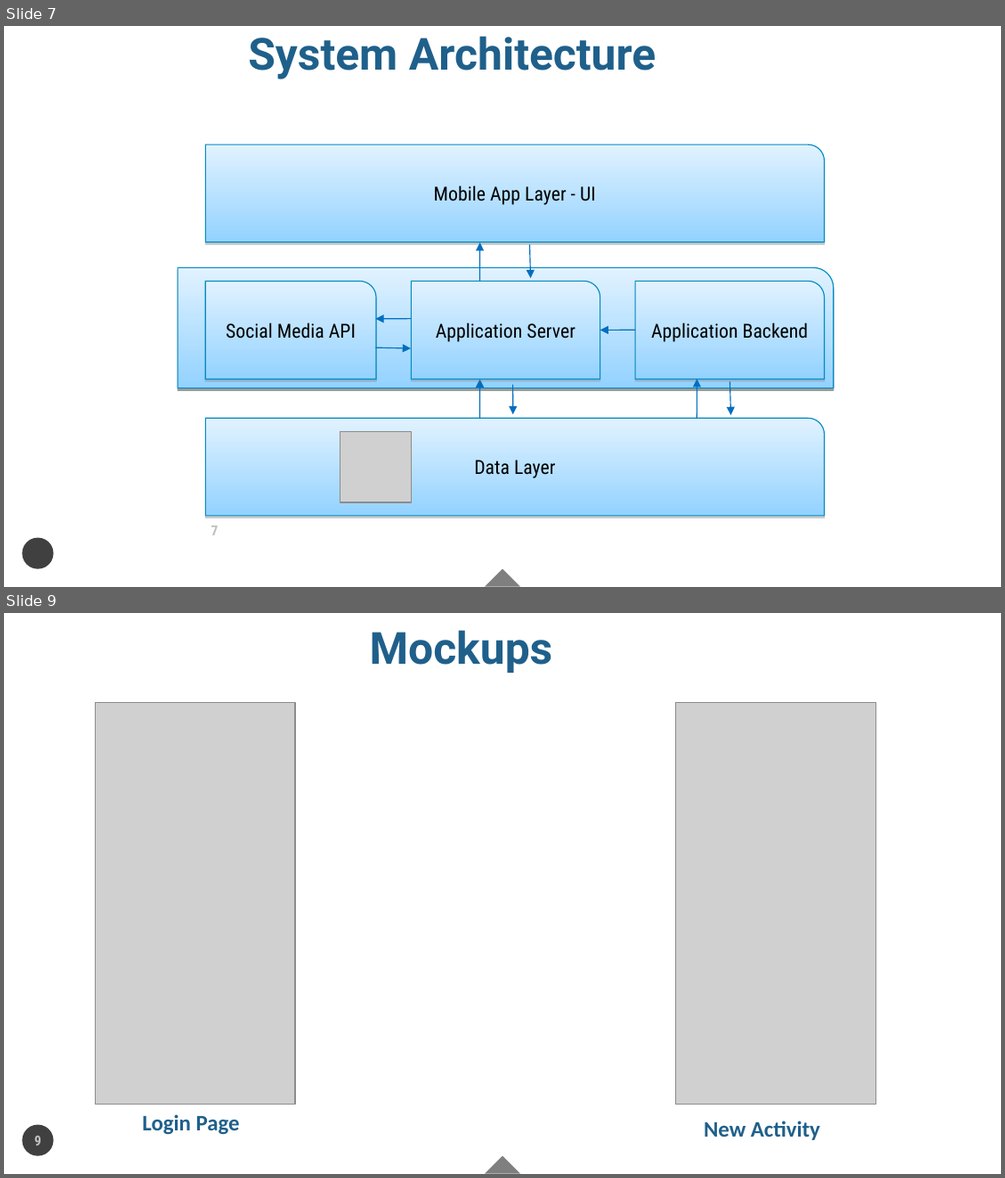
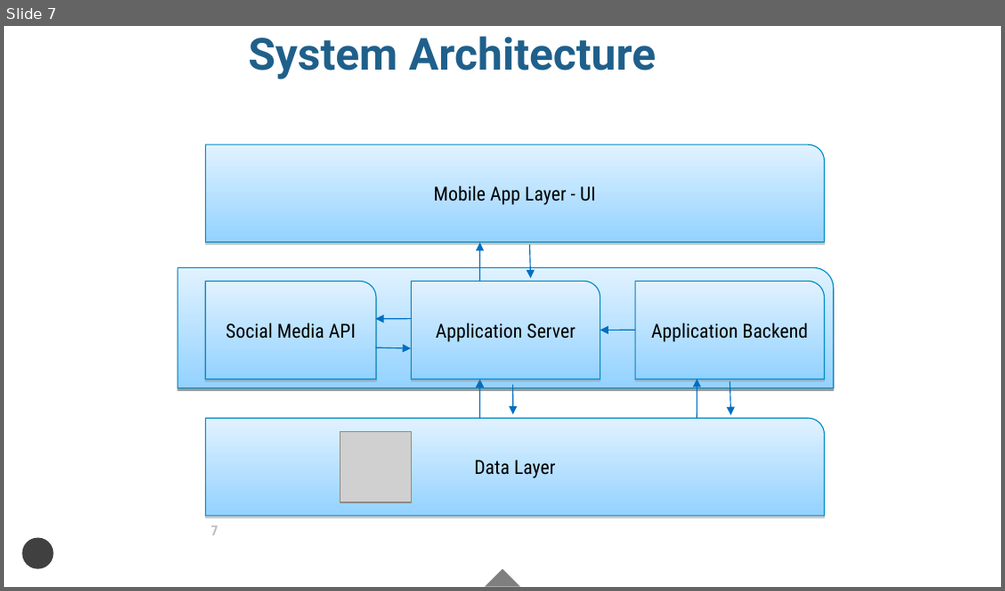
Before and after one commit to nyabuto/FunMoments, a slide deck: Documents/FunSports.ppt. Shown one above the other, each under a label of ours: slides 7 and 9 before the commit, slide 7 after it; the slides between them are not shown. The pictures are 1005x1178 and 1005x591 pixels, drawn with LibreOffice and Linux fonts; fonts in the diff are those of the drawing; grey boxes stand for pictures. Boxes give left, top, right and bottom in pixels: in the first picture for what was removed or moved away, otherwise in the second. Text is boxed around its words. In the diff, an @@ line names an element or a change of style, - is before the commit and + after.

```diff
--- a/Documents/FunSports.ppt
+++ b/Documents/FunSports.ppt
@@ slide 9 removed at [4, 613, 1001, 1174], background #FFFFFF; not listed: 2 template elements that a slide beside it also shows @@
@@ text removed at [370, 630, 553, 673] @@
-Mockups
@@ picture removed at [95, 703, 295, 1104] @@
@@ picture removed at [676, 703, 876, 1104] @@
@@ text removed at [142, 1114, 240, 1135] @@
-Login Page
@@ page number removed at [34, 1135, 41, 1145] @@
-9
@@ text removed at [704, 1120, 820, 1140] @@
-New Activity
```
Also in this commit, not shown: 1 slide changed, 1 slide added.
